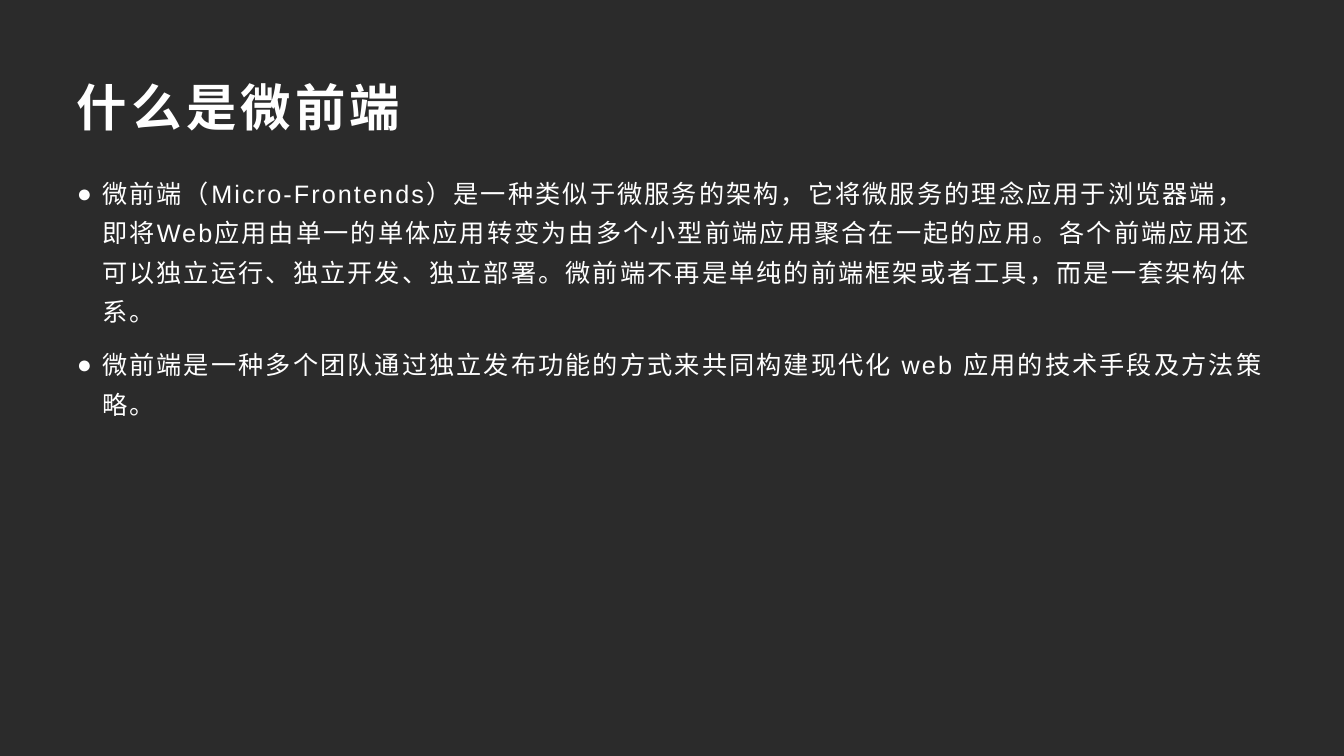
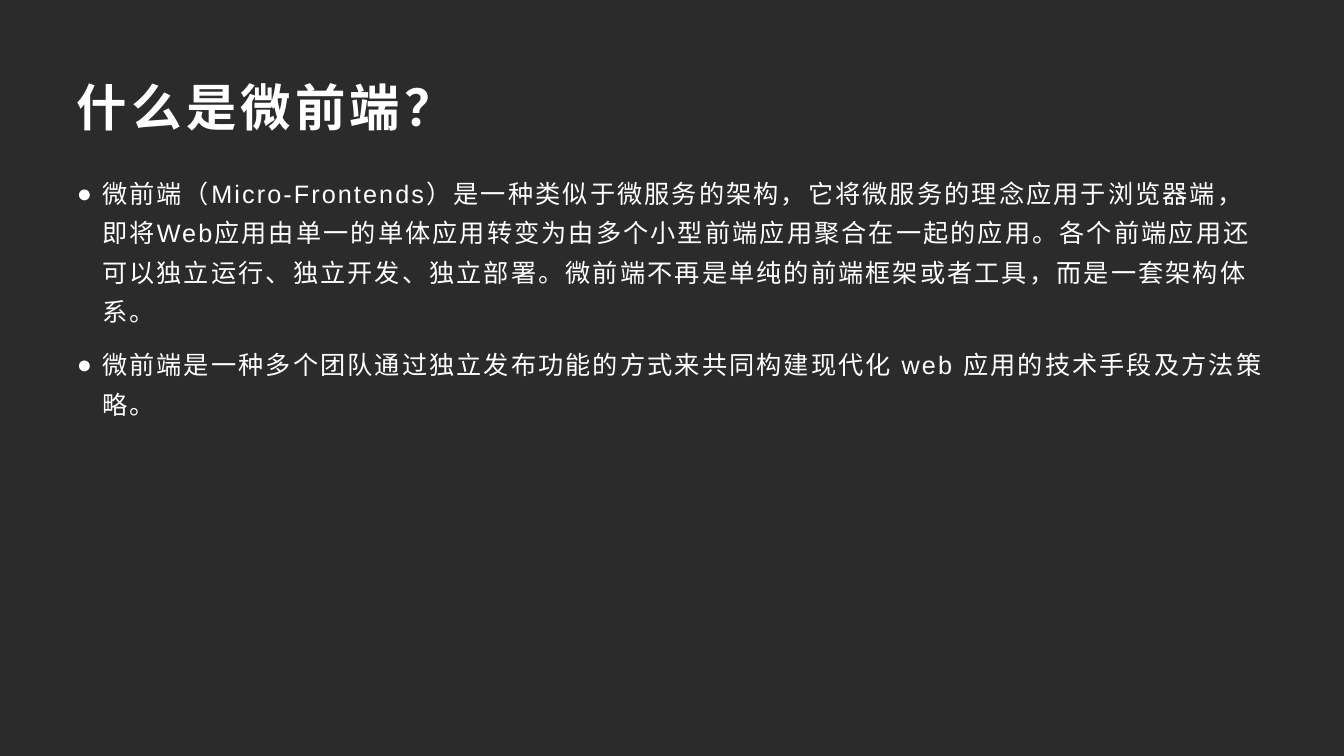
Before and after one commit to 549032340/my-note, a slide deck: slide 1 of MicroFrontends/MicroFrontEnds.pptx (slide 4 before the commit). Drawn at 1344x756 pixels with LibreOffice and Linux fonts; fonts in the diff are those of the drawing; background and template pictures are left out; a plain dark background stands for a picture behind light text. Boxes give left, top, right and bottom in pixels: in the first picture for what was removed or moved away, otherwise in the second. Text is boxed around its words. In the diff, an @@ line names an element or a change of style, - is before the commit and + after.

```diff
--- a/MicroFrontends/MicroFrontEnds.pptx
+++ b/MicroFrontends/MicroFrontEnds.pptx
@@ title at <box>77,83,455,131</box>: text changed @@
-什么是微前端
+什么是微前端？
```
Also in this commit, not shown: 2 other slides changed, 2 slides added, 1 slide removed, 1 other file.
